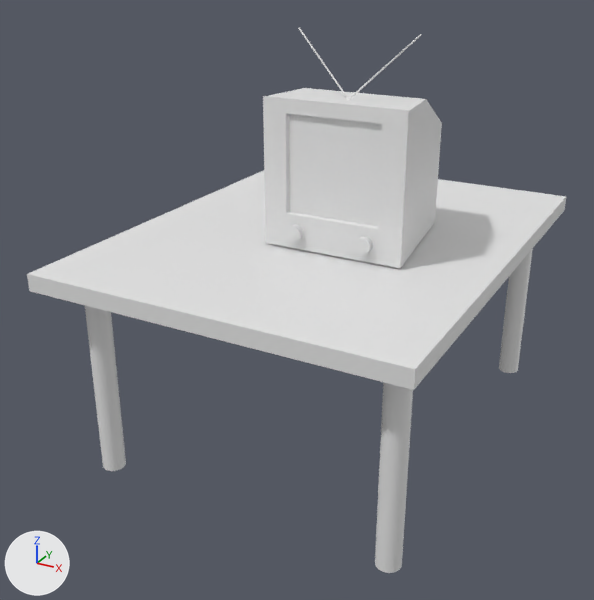
The FBX model FBX/Fernseher.fbx, before and after one commit.
Both versions are drawn from a camera (50 mm lens) standing at (2.85, -6.83, 4.54) and looking at (-0.7, -0.38, 1.31). Every picture has the same lights, and +X, +Y and +Z are marked at lower left. Where no turn or scale is listed for an object, it has been applied to the vertices.
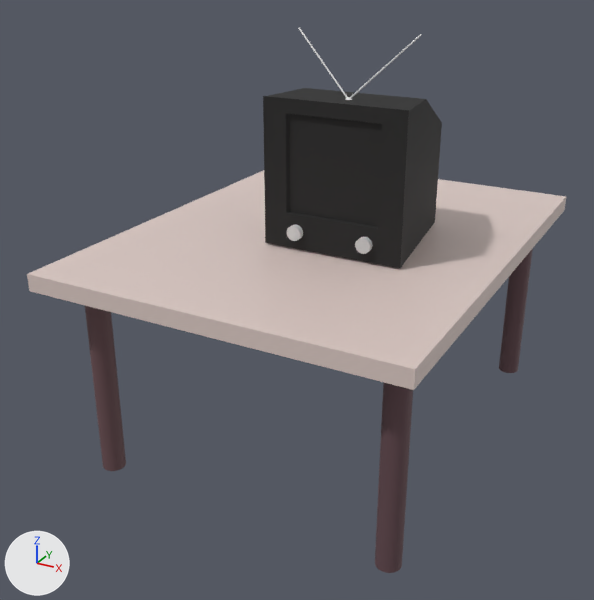
Changed parts and their boxes (x1, y1, x2, y2) in the pictures (594 x 600 px):
```json
{"object": "Plane", "change": "recoloured", "before": [27, 170, 566, 390], "after": [27, 170, 566, 390]}
{"object": "Cube", "change": "recoloured", "before": [263, 88, 442, 268], "after": [263, 88, 442, 268], "on screen": "grey to black"}
{"object": "Cylinder", "change": "recoloured", "before": [375, 382, 413, 573], "after": [375, 382, 413, 573], "on screen": "grey to brown"}
{"object": "Cylinder.001", "change": "recoloured", "before": [85, 306, 126, 471], "after": [85, 306, 126, 471], "on screen": "grey to brown"}
{"object": "Cylinder.003", "change": "recoloured", "before": [499, 249, 533, 373], "after": [499, 249, 533, 373], "on screen": "grey to brown"}
```

Scene script edits in JSON lines:
```json
{"op": "add", "block": "mat_material_006", "code": ["mat_material_006 = principled_material('Material.006')", "mat_material_006.base_color = (0.125, 0.0648, 0.0762)  # brown #63484e", "mat_material_006.roughness = 0.69"]}
{"op": "add", "block": "mat_material_009", "code": ["mat_material_009 = principled_material('Material.009')", "mat_material_009.base_color = (0.141, 0.0723, 0.0802)  # brown #694c50", "mat_material_009.roughness = 0.69"]}
{"op": "add", "block": "mat_material_005", "code": ["mat_material_005 = principled_material('Material.005')", "mat_material_005.base_color = (0.736, 0.603, 0.566)  # light grey #dfccc6", "mat_material_005.roughness = 0.426"]}
{"op": "add", "block": "mat_material", "code": ["mat_material = principled_material('Material')", "mat_material.base_color = (0.01, 0.01, 0.01)  # black #191919", "mat_material.roughness = 0.72"]}
{"op": "add", "block": "mat_material_007", "code": ["mat_material_007 = principled_material('Material.007')", "mat_material_007.base_color = (0.125, 0.0648, 0.0762)  # brown #63484e", "mat_material_007.roughness = 0.69"]}
{"block": "me_cube_002", "where": "me_cube_002.from_pydata(...)  # 226 vertices, 224 faces; spans x -0.668..0.668, y -0.669..0.668, z -0.668..0.668"}
{"op": "add", "block": "me_cube_002", "code": "me_cube_002.materials.append(mat_material)  # black #191919"}
{"block": "me_cylinder_003", "where": "me_cylinder_003.from_pydata(...)  # 64 vertices, 34 faces; spans x -0.11..0.11, y -0.11..0.11, z -0.11..1.84"}
{"op": "add", "block": "me_cylinder_003", "code": "me_cylinder_003.materials.append(mat_material_007)  # brown #63484e"}
{"block": "me_cylinder", "where": "me_cylinder.from_pydata(...)  # 64 vertices, 34 faces; spans x -0.11..0.11, y -0.11..0.11, z -0.11..1.84"}
{"op": "add", "block": "me_cylinder", "code": "me_cylinder.materials.append(mat_material_006)  # brown #63484e"}
{"block": "me_cylinder_001", "where": "me_cylinder_001.from_pydata(...)  # 64 vertices, 34 faces; spans x -0.11..0.11, y -0.11..0.11, z -0.11..1.84"}
{"op": "add", "block": "me_cylinder_001", "code": "me_cylinder_001.materials.append(mat_material_009)  # brown #694c50"}
{"block": "me_plane", "where": "me_plane.from_pydata(...)  # 8 vertices, 6 faces; spans x -2.26..1.22, y -2.26..2.26, z 0.0..0.16"}
{"op": "add", "block": "me_plane", "code": "me_plane.materials.append(mat_material_005)  # light grey #dfccc6"}
```
